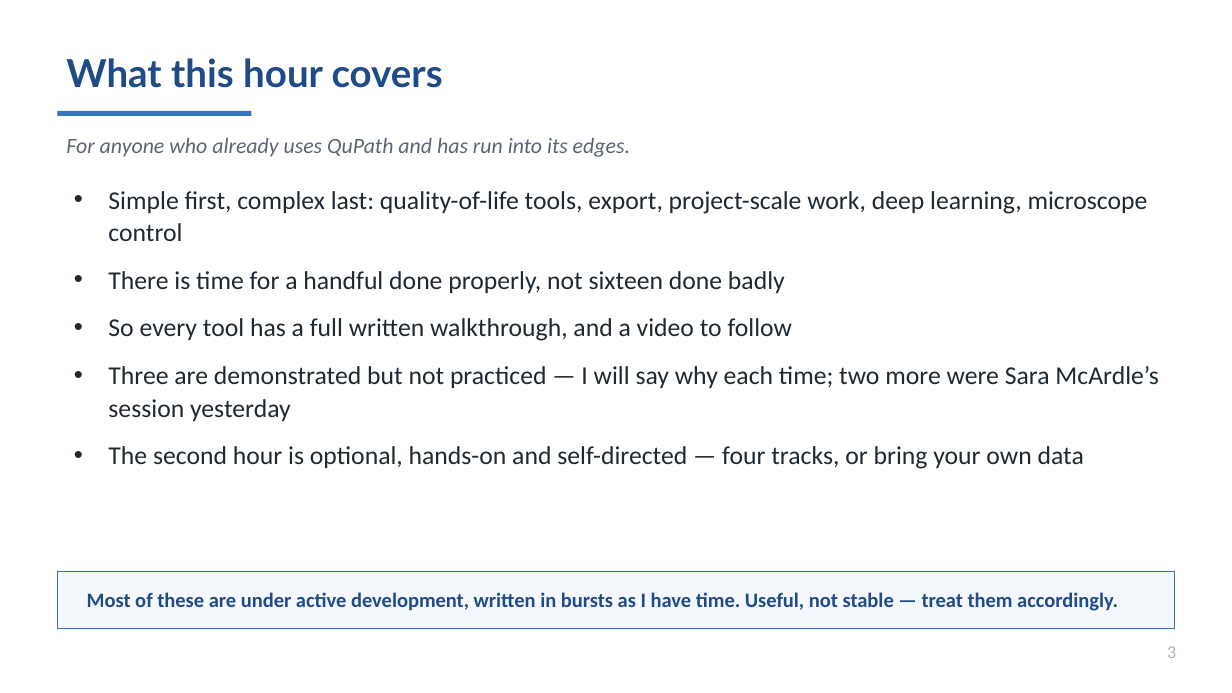
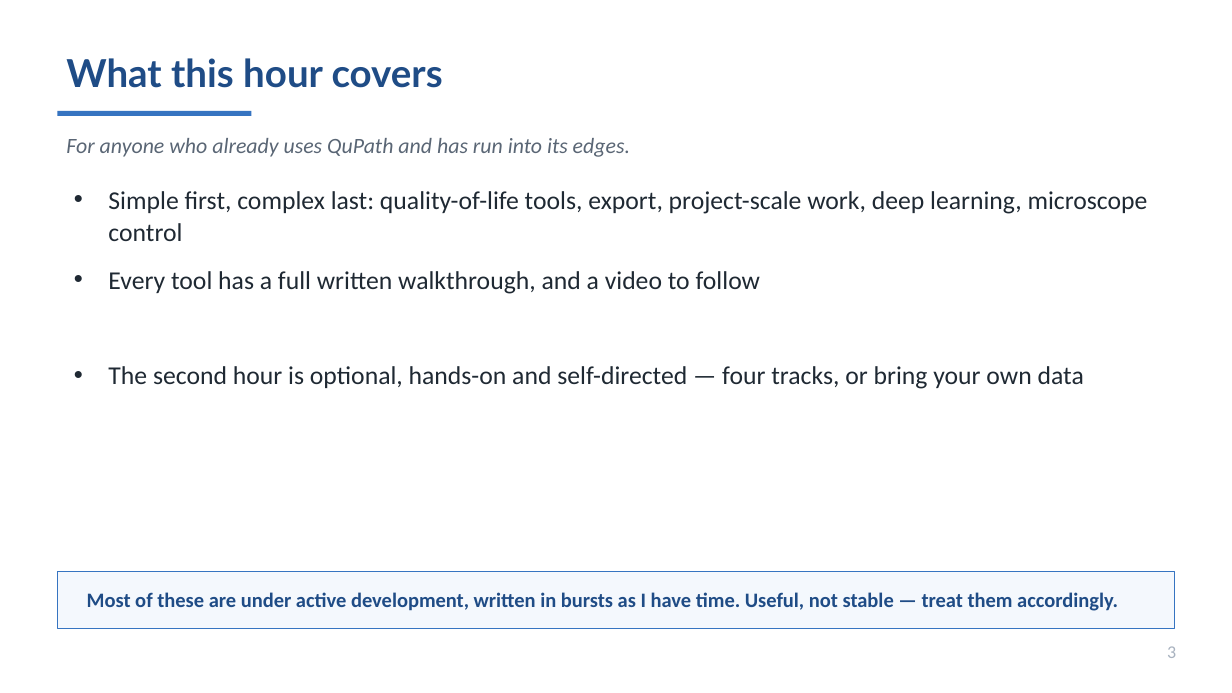
Before and after one commit to MichaelSNelson/BINA-I2K-2026-QuPath-Extensions, a slide deck: slide 4 of I2K_2026_QuPath_Extensions.pptx (slide 3 before the commit). Drawn at 1232x693 pixels with LibreOffice and Linux fonts; fonts in the diff are those of the drawing. Boxes give left, top, right and bottom in pixels: in the first picture for what was removed or moved away, otherwise in the second. Text is boxed around its words. In the diff, an @@ line names an element or a change of style, - is before the commit and + after.

```diff
--- a/I2K_2026_QuPath_Extensions.pptx
+++ b/I2K_2026_QuPath_Extensions.pptx
@@ text at [108,271,760,294]: text changed @@
-• There is time for a handful done properly, not sixteen done badly
-• So every tool has a full written walkthrough, and a video to follow
-• Three are demonstrated but not practiced — I will say why each time; two more were Sara McArdle’s session yesterday
+• Every tool has a full written walkthrough, and a video to follow
```
Also in this commit, not shown: 2 other slides changed, 1 slide added, 4 other files.
